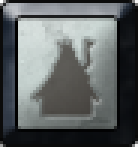
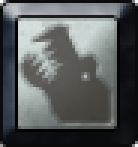
The second (138, 147) image is a revision of the first. Changes to its layers:
added layer "Dino" (multiply, 75%) in group "Type Icon" over [21, 24, 111, 123]
hid "Hut" over [30, 36, 102, 117]
